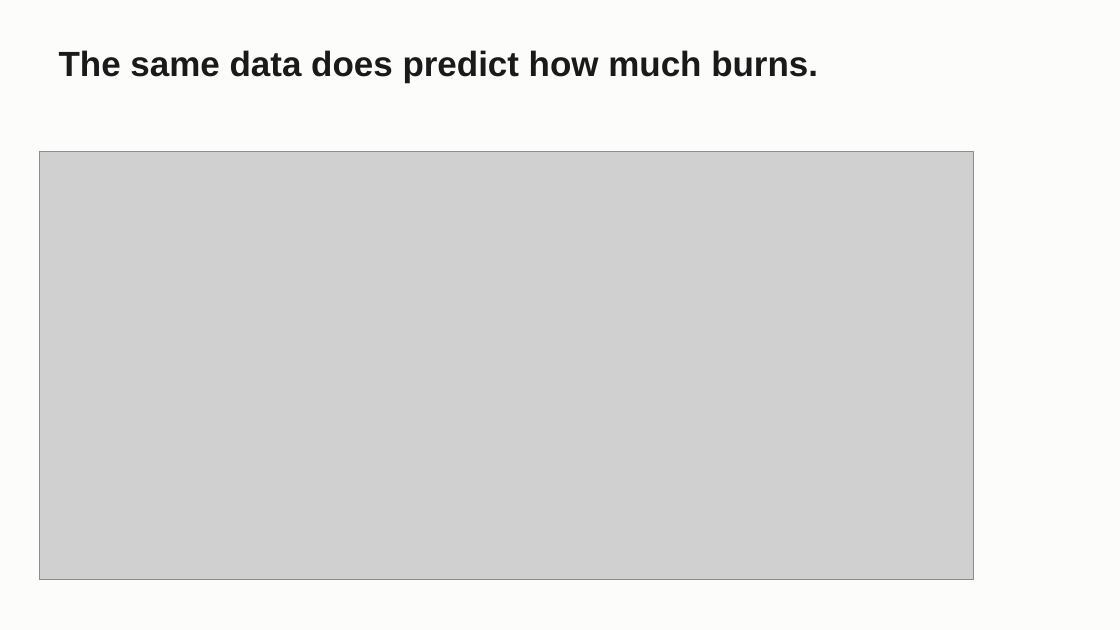
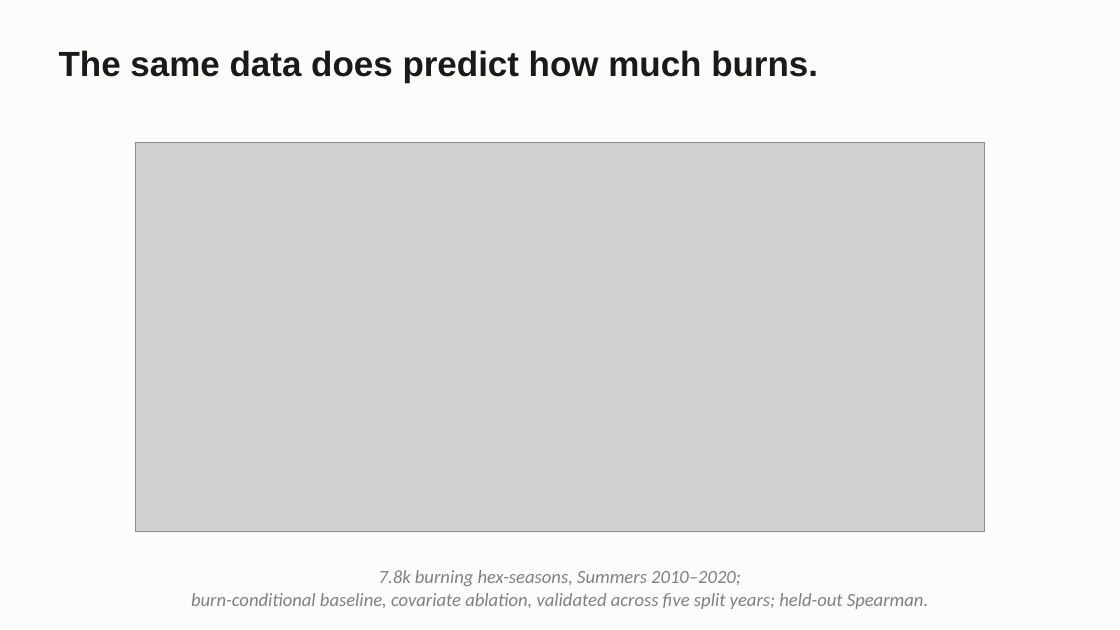
Before and after one commit to craig-rudman/MSDS696, a slide deck: slide 12 of coursework/W7/MSDS696_W7_Deck.pptx. Drawn at 1120x630 pixels with LibreOffice and Linux fonts; fonts in the diff are those of the drawing; grey boxes stand for pictures. Boxes give left, top, right and bottom in pixels: in the first picture for what was removed or moved away, otherwise in the second. Text is boxed around its words. In the diff, an @@ line names an element or a change of style, - is before the commit and + after.

```diff
--- a/coursework/W7/MSDS696_W7_Deck.pptx
+++ b/coursework/W7/MSDS696_W7_Deck.pptx
@@ picture: place and size @@
-picture at box(39, 151, 973, 580)
+picture at box(136, 142, 985, 532)
@@ text added at box(191, 570, 928, 609), 16 pt, text #808080, italic @@
+7.8k burning hex-seasons, Summers 2010–2020;
+burn-conditional baseline, covariate ablation, validated across five split years; held-out Spearman.
```
Also in this commit, not shown: 15 other slides changed, 1 other file.
